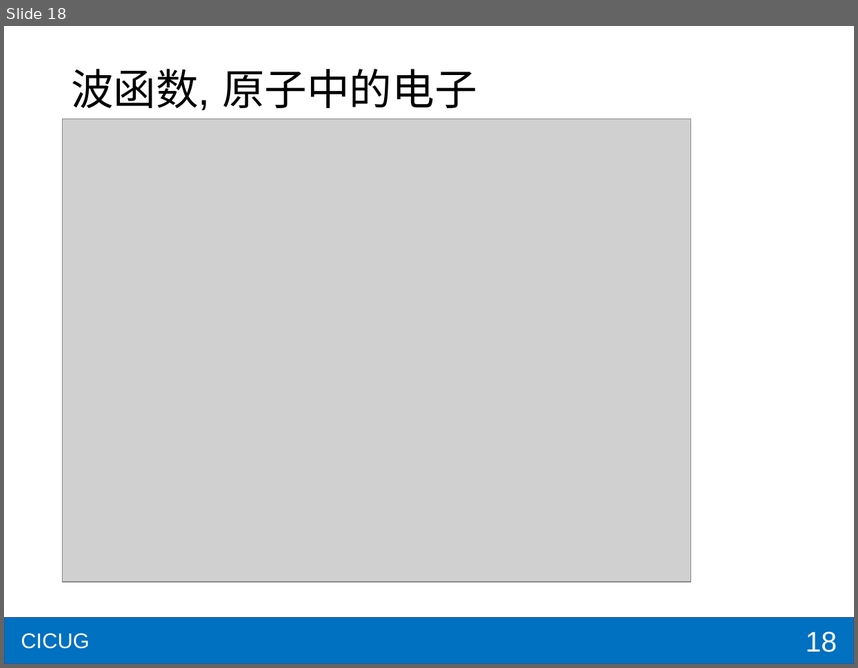
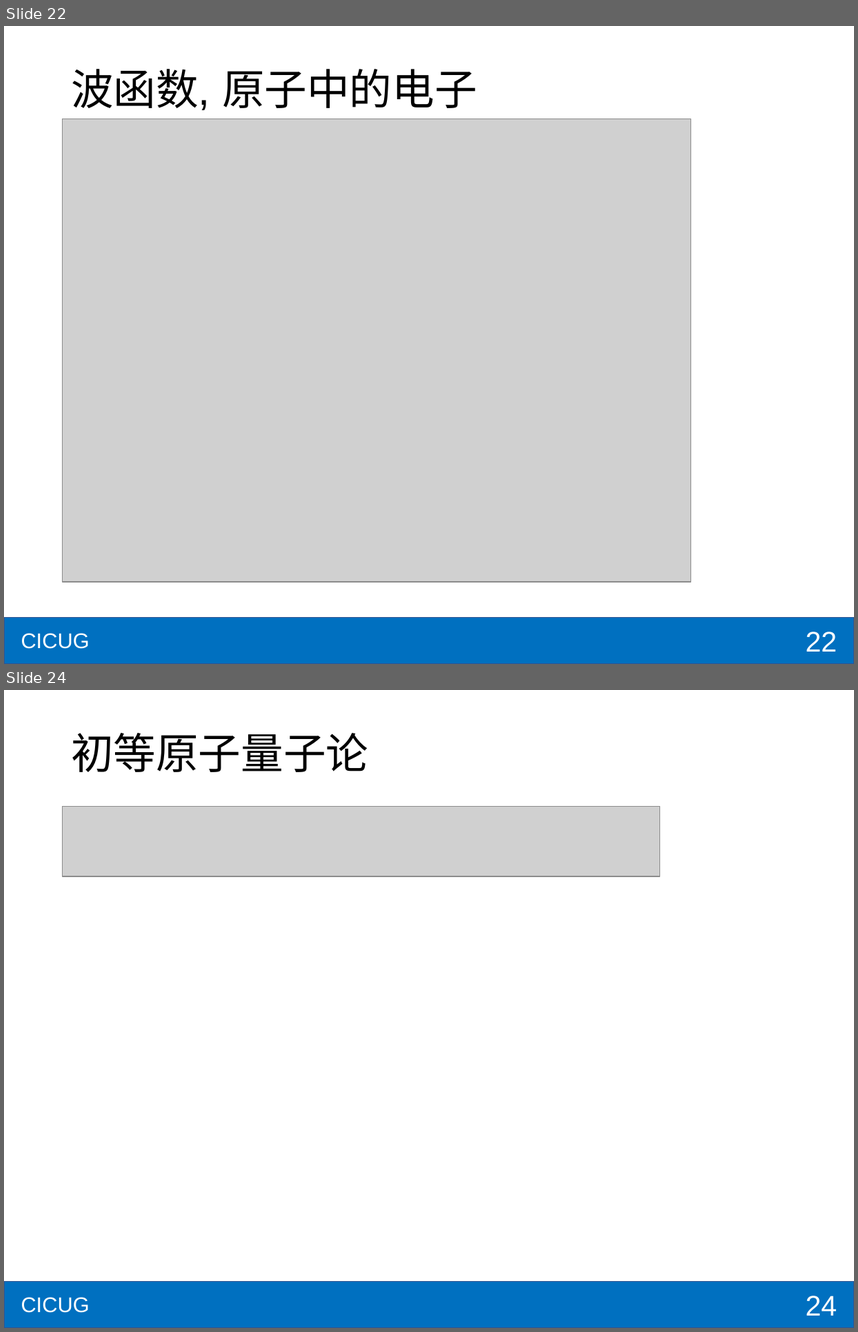
Before and after one commit to shzaiz/dx-public, a slide deck: notes/notes/大物/复习2/revpart2.pptx. Shown one above the other, each under a label of ours: slide 18 before the commit, slides 22 and 24 after it; the slides between them are not shown. The pictures are 858x668 and 858x1332 pixels, drawn with LibreOffice and Linux fonts; fonts in the diff are those of the drawing; grey boxes stand for pictures. Boxes give left, top, right and bottom in pixels: in the first picture for what was removed or moved away, otherwise in the second. Text is boxed around its words. In the diff, an @@ line names an element or a change of style, - is before the commit and + after.

```diff
--- a/notes/notes/大物/复习2/revpart2.pptx
+++ b/notes/notes/大物/复习2/revpart2.pptx
@@ slide 24 added at [4, 690, 854, 1328], background #FFFFFF; not listed: 2 template elements that a slide beside it also shows @@
@@ title added at [71, 733, 368, 772], 36 pt, text #000000 @@
+初等原子量子论
@@ picture added at [63, 807, 660, 877] @@
@@ page number added at [806, 1295, 838, 1315], 24 pt, text #FFFFFF @@
+24
@@ what was slide 18 is now slide 22 @@
@@ page number at [806, 631, 838, 651]: text changed @@
-18
+22
```
Also in this commit, not shown: 1 slide changed, 13 other slides added, 1 slide removed, 6 other files.
